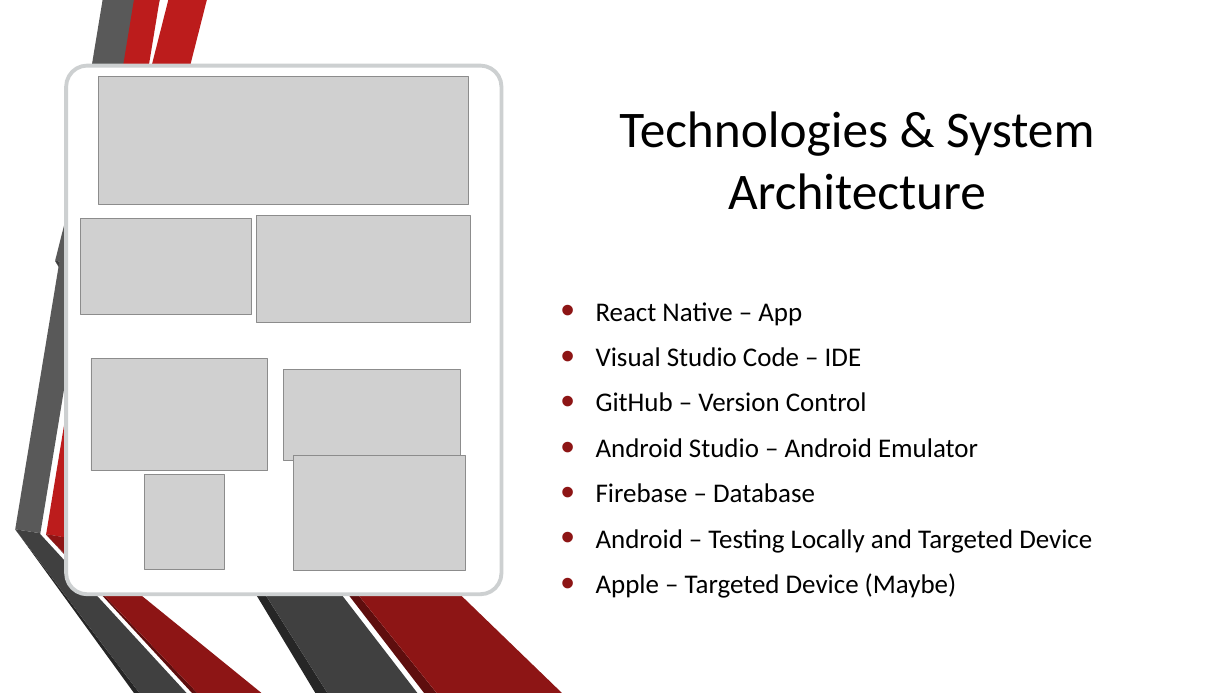
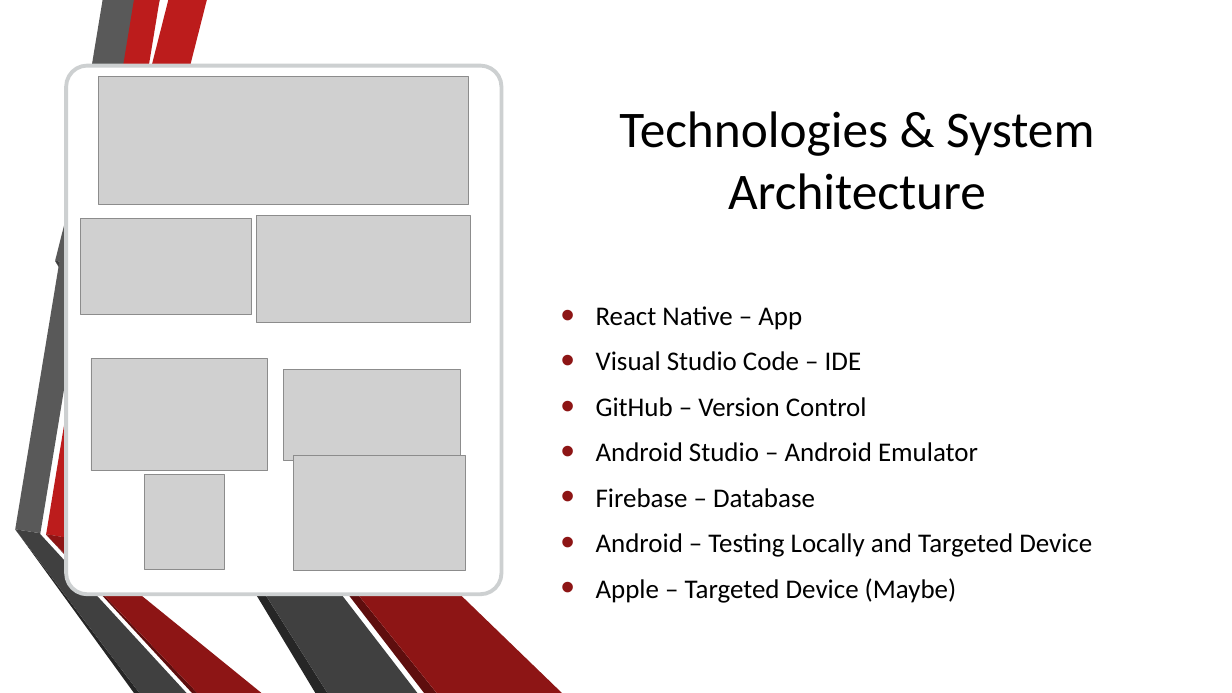
Before and after one commit to Oskar-Ciebien/Timetable_Application, a slide deck: slide 3 of Documents/Semester 1 Presentation.pptx. Drawn at 1232x693 pixels with LibreOffice and Linux fonts; fonts in the diff are those of the drawing; grey boxes stand for pictures; background and template pictures are left out. Boxes give left, top, right and bottom in pixels: in the first picture for what was removed or moved away, otherwise in the second. Text is boxed around its words. In the diff, an @@ line names an element or a change of style, - is before the commit and + after.

Commit message:
Small Changes to Slide 3 on the Presentation

```diff
--- a/Documents/Semester 1 Presentation.pptx
+++ b/Documents/Semester 1 Presentation.pptx
@@ subtitle "React Native – App": place and size @@
-subtitle "React Native – App" at bbox=[596, 302, 1092, 598]
+subtitle "React Native – App" at bbox=[596, 306, 1092, 603]
```
